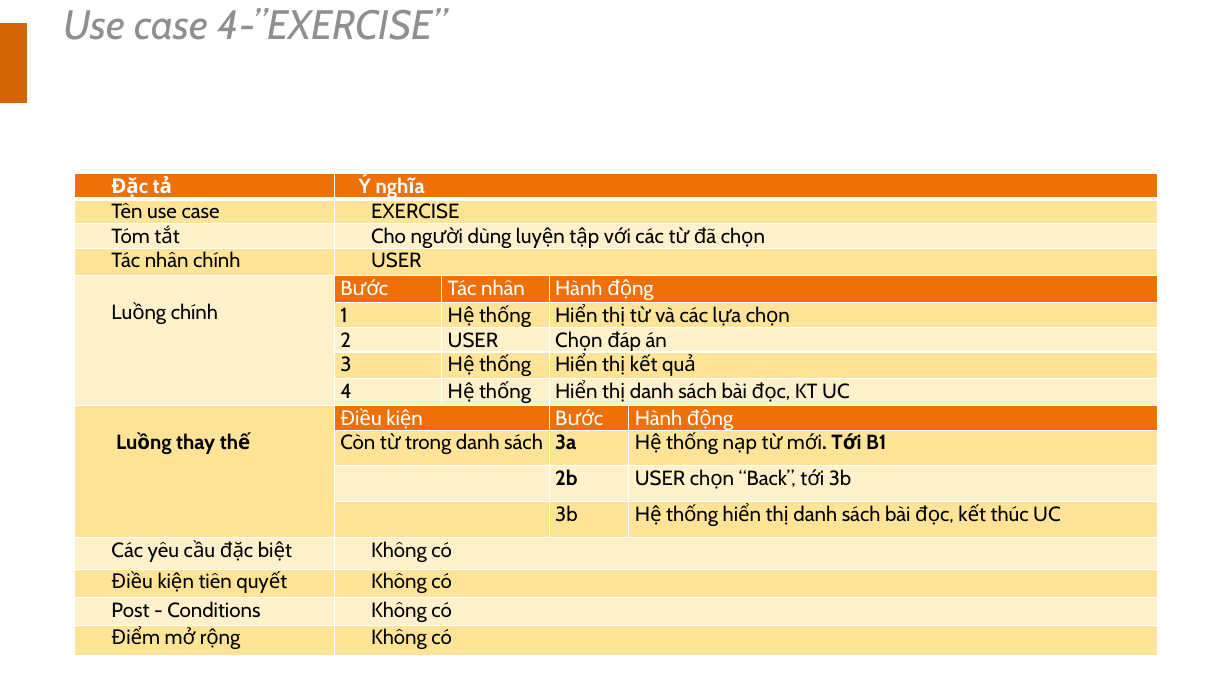
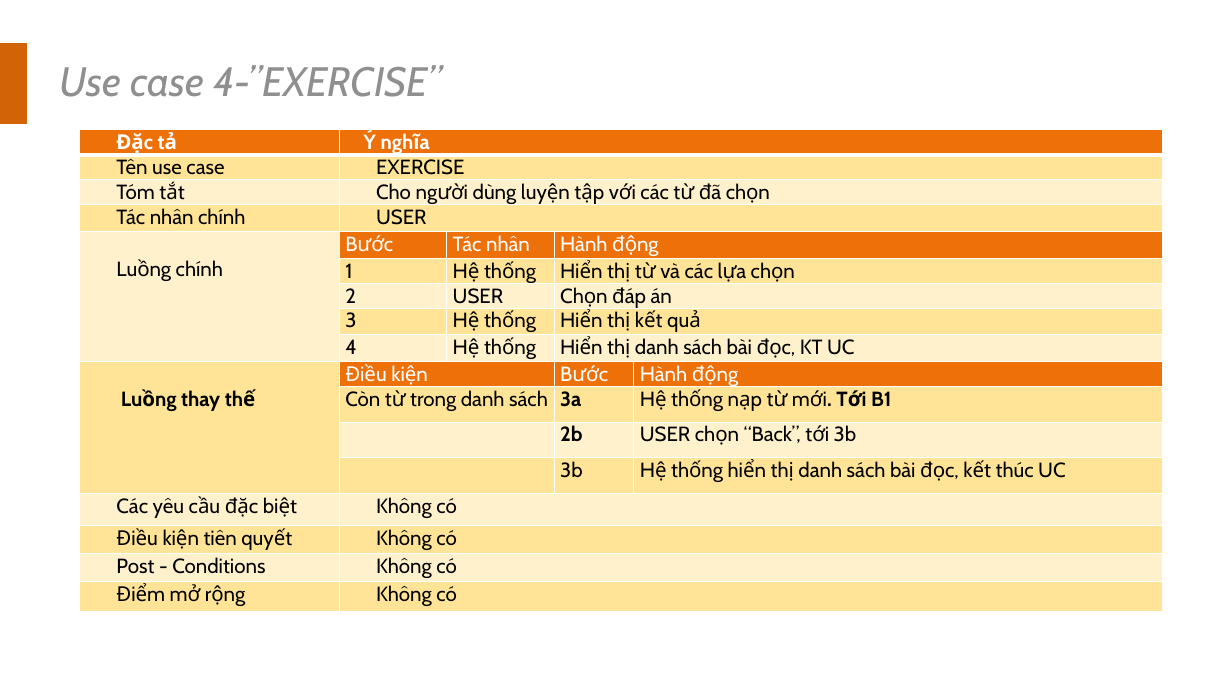
Before and after one commit to yuyuvn/OOP-Learning-English, a slide deck: slide 9 of documents/SlidebaocaoOOT.pptx. Drawn at 1232x693 pixels with LibreOffice and Linux fonts; fonts in the diff are those of the drawing. Boxes give left, top, right and bottom in pixels: in the first picture for what was removed or moved away, otherwise in the second. Text is boxed around its words. In the diff, an @@ line names an element or a change of style, - is before the commit and + after.

```diff
--- a/documents/SlidebaocaoOOT.pptx
+++ b/documents/SlidebaocaoOOT.pptx
@@ rectangle moved from (x1=0, y1=23, x2=26, y2=103) to (x1=0, y1=44, x2=27, y2=124) @@
@@ text "Use case 4-”EXERCISE”" moved from (x1=64, y1=8, x2=447, y2=40) to (x1=59, y1=65, x2=442, y2=97) @@
@@ table moved from (x1=75, y1=174, x2=1157, y2=656) to (x1=79, y1=130, x2=1162, y2=613) @@
```
Also in this commit, not shown: 3 other slides changed, 21 slides added, 4 slides removed, 4 other files.
